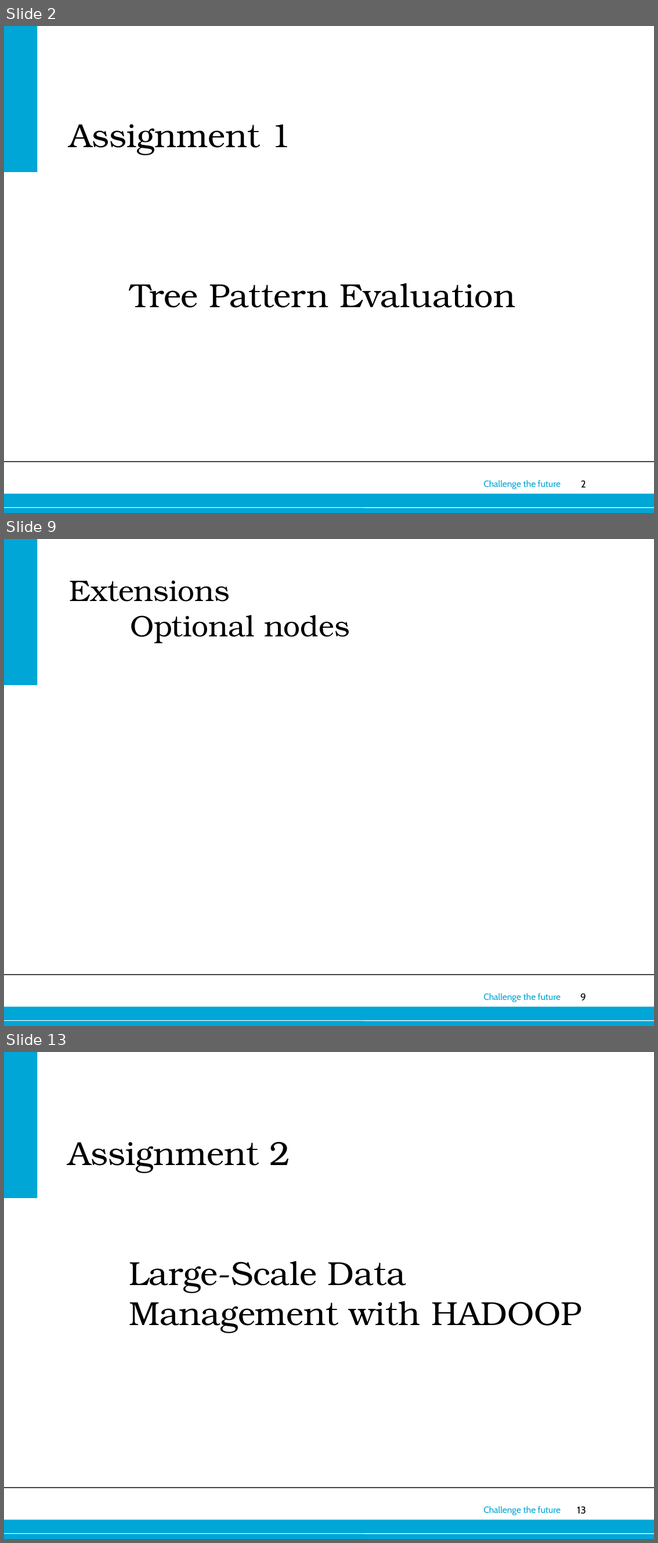
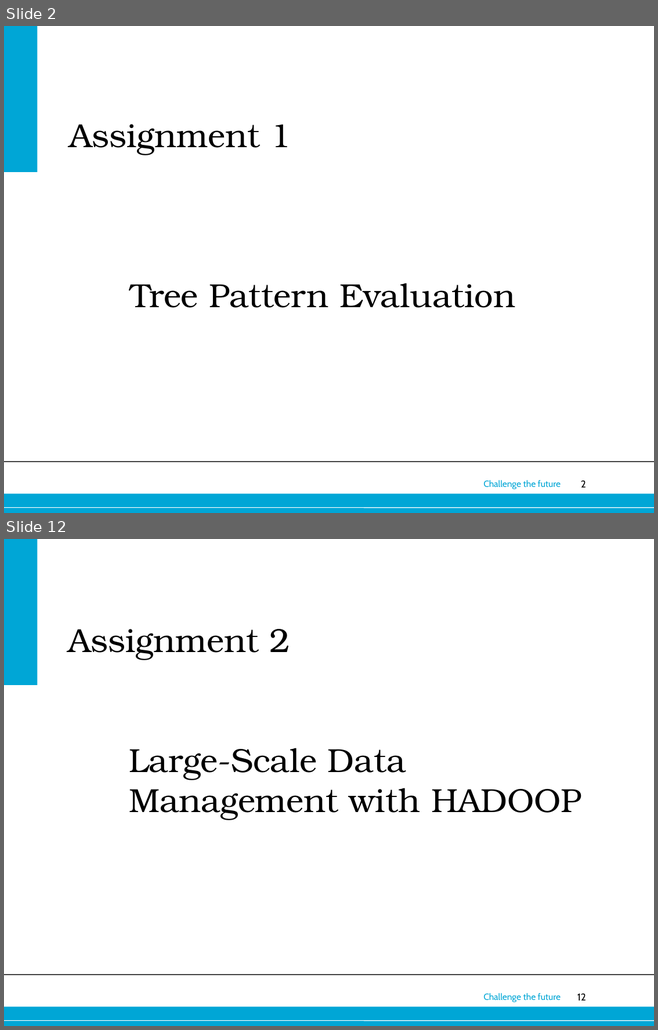
Before and after one commit to ioanajivet/wdm, a slide deck: presentation/presentation web.pptx. Shown one above the other, each under a label of ours: slides 2, 9 and 13 before the commit, slides 2 and 12 after it; the slides between them are not shown. The pictures are 658x1543 and 658x1030 pixels, drawn with LibreOffice and Linux fonts; fonts in the diff are those of the drawing; background and template pictures are left out. Boxes give left, top, right and bottom in pixels: in the first picture for what was removed or moved away, otherwise in the second. Text is boxed around its words. In the diff, an @@ line names an element or a change of style, - is before the commit and + after.

```diff
--- a/presentation/presentation web.pptx
+++ b/presentation/presentation web.pptx
@@ slide 9 removed at box(4, 539, 654, 1026), background #FFFFFF; not listed: 6 template elements that a slide beside it also shows @@
@@ title removed at box(69, 580, 350, 643) @@
-Extensions
-Optional nodes
@@ what was slide 13 is now slide 12 @@
@@ page number at box(577, 994, 586, 1001): text changed @@
-13
+12
```
Also in this commit, not shown: 5 slides changed, 4 slides added, 4 other slides removed.
